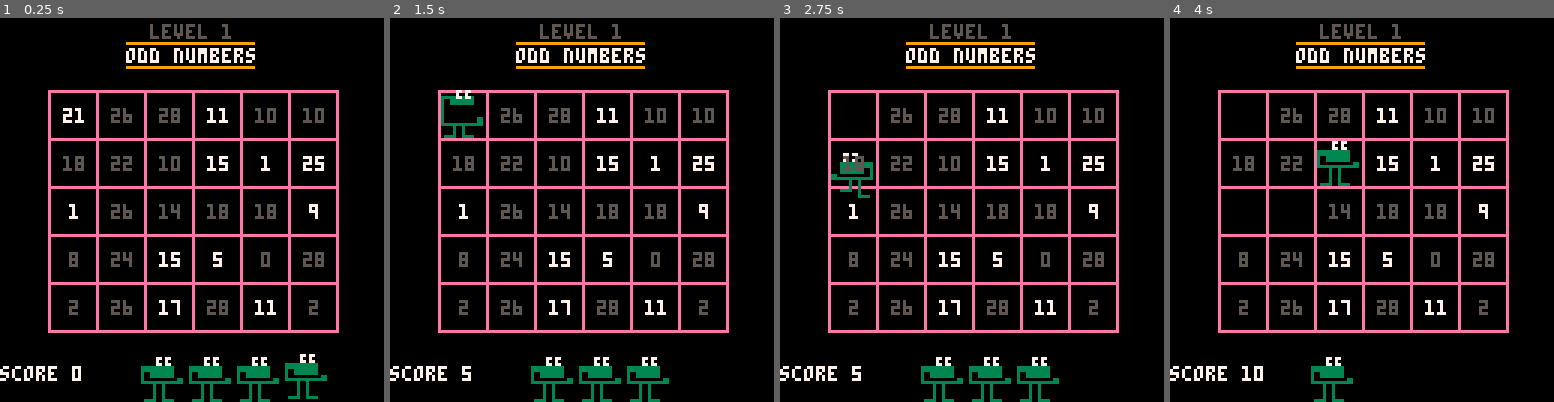
Above: before the commit, frames 1-4 (left to right).
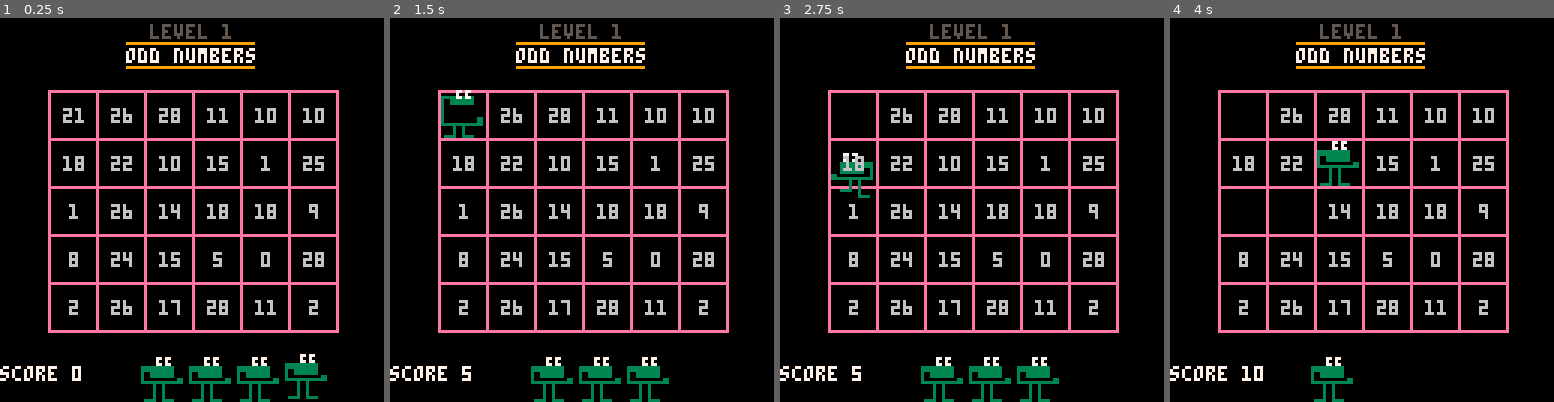
Above: after the commit, the same moments.

Repository: m4thpro/nl
Game: PICO-8 cartridge nl.p8
Same seed, same stepped clock (60 frames per second), same inputs: the game is played once before the commit and once after it.
Inputs:
- Up to frame 1 (0.25 s): no input
- Up to frame 2 (1.5 s): tap O (Z key) at 0.33, 0.7, 1.43 s; tap X (X key) at 1.07 s
- Up to frame 3 (2.75 s): hold Left 1.97-2.37 s; tap X (X key) at 2.07, 2.4, 2.73 s; tap O (Z key) at 2.22 s; hold Down from 2.42 s (still down)
- Up to frame 4 (4 s): release Down at 2.82 s; hold Right 2.87-3.53 s; tap X (X key) at 3.07, 3.4, 3.73 s; tap O (Z key) at 3.1, 3.98 s; hold Up from 3.58 s (still down)

The runs differ from the first frame. In frame 1, 3.2% of the frame differs, in the area x 16-85%, y 23-78%; in frame 2, 3.1%; in frame 3, 3.1%; in frame 4, 2.8%.

Commit message:
hint mode can be toggled

Diff:
--- a/nl.p8
+++ b/nl.p8
@@ -10,12 +10,14 @@
 pl.dx = 0
 pl.dy = 0
 pl.left = false
+pl.bounce = 0
+pl.offset = 0
 
 -- game stats
 score = 0
 level = 1
 lives = 3
---title = "squares modulo 8"
+cheat_mode = false
 
 -- position of board
 cx = 6
@@ -241,6 +243,17 @@
 
 function _init()
    board = {}
+
+   function disable_cheat_mode()
+      cheat_mode = false
+      menuitem(1, "enable hints", enable_cheat_mode)
+   end
+   function enable_cheat_mode()
+      cheat_mode = true
+      menuitem(1, "disable hints", disable_cheat_mode)
+   end
+   disable_cheat_mode()
+
    reset_level()
 end
 
@@ -266,8 +279,10 @@
 	    local text = tostr(board[i][j])
 	    local width = 4 * #text - 2
 	    local col = 6
-	    if board[i][j] and levels[level].f(board[i][j]) then col = 7 end
-	    if board[i][j] and not levels[level].f(board[i][j]) then col = 5 end
+	    if cheat_mode then
+	       if board[i][j] and levels[level].f(board[i][j]) then col = 7 end
+	       if board[i][j] and not levels[level].f(board[i][j]) then col = 5 end
+	    end
 	    print(tostr(board[i][j]),(i-1)*16 + originx + 8 - width/2,(j-1)*16 + originy + 6, col)
 	 end
       end
@@ -350,17 +365,17 @@
 end
 
 function _update()
+   -- when there aren't enough troggles...
    if #troggles < levels[level].troggle_count then
+      -- sometimes make more
       if rnd(100) < 1 then
 	 make_random_troggle()
       end
    end
 
-   -- BADBAD
    if is_level_won() then
       sfx(3)
-      level = level + 1
-      if level > #levels then level = #levels end
+      level = min(level + 1, #levels)
       reset_level()
    end
 
@@ -434,9 +449,6 @@
 
 end
 
-bounce = 0
-offset = 0
-
 function _draw()
    camera (0, 0)
    rectfill (0,0,127,127,0)
@@ -455,15 +467,15 @@
    print_center("level " .. tostr(level),2,5)
    draw_title()
 
-   bounce = bounce + 1
-   if bounce == 6 then
-      bounce = 0
-      offset = 1 - offset
+   pl.bounce = pl.bounce + 1
+   if pl.bounce == 6 then
+      pl.bounce = 0
+      pl.offset = 1 - pl.offset
    end
 
    for i = 1,lives do
       if i == lives and pl.dead then
-	 camera (0, offset)
+	 camera (0, pl.offset)
       end
       pal(8,0)
       spr(0, 30 + 16 * i, 128-16, 2, 2)
